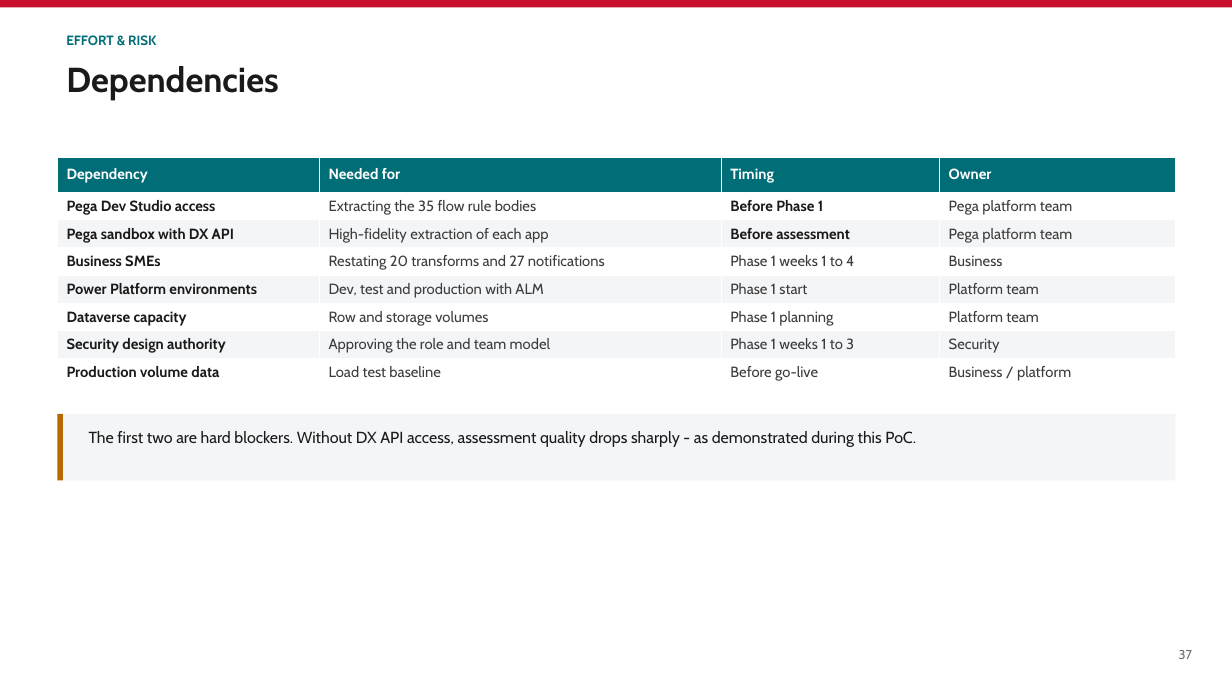
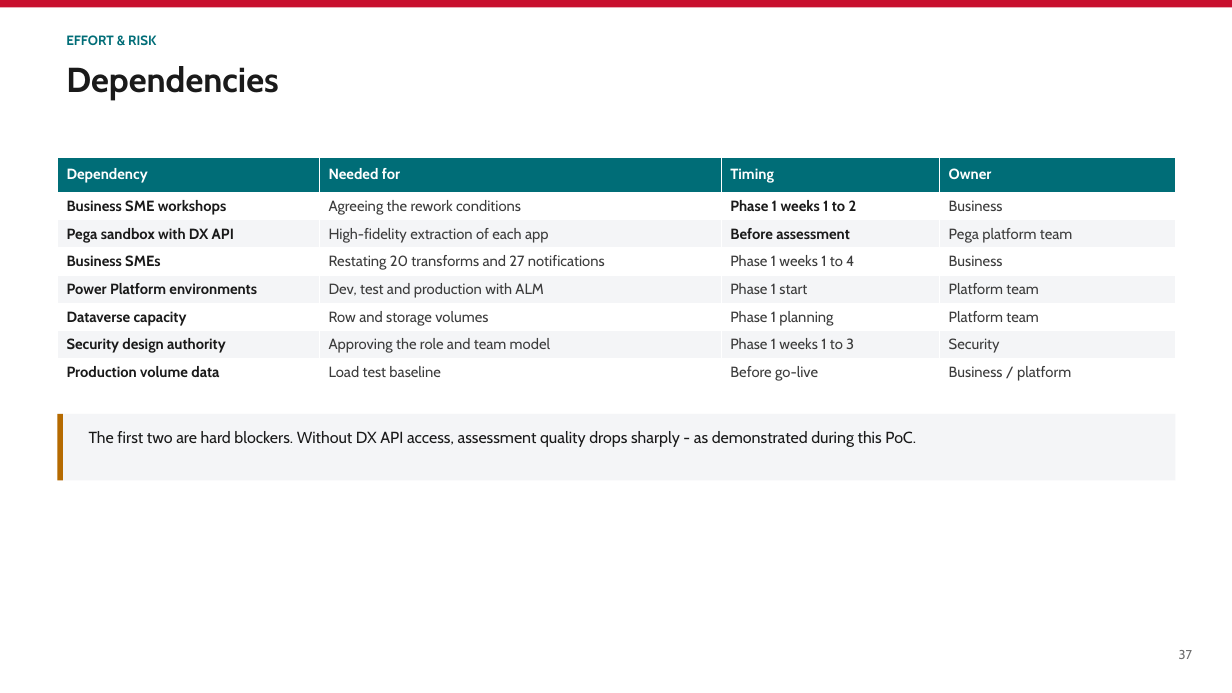
Before and after one commit to parclarke/LDD, a slide deck: slide 37 of lending-due-diligence-app/docs/Pega-to-PowerPlatform-Migration-PoC.pptx. Drawn at 1232x693 pixels with LibreOffice and Linux fonts; fonts in the diff are those of the drawing. Boxes give left, top, right and bottom in pixels: in the first picture for what was removed or moved away, otherwise in the second. Text is boxed around its words. In the diff, an @@ line names an element or a change of style, - is before the commit and + after.

```diff
--- a/lending-due-diligence-app/docs/Pega-to-PowerPlatform-Migration-PoC.pptx
+++ b/lending-due-diligence-app/docs/Pega-to-PowerPlatform-Migration-PoC.pptx
@@ table at <box>57,157,1176,386</box> @@
-row 2: Pega Dev Studio access | Extracting the 35 flow rule bodies | Before Phase 1 | Pega platform team
+row 2: Business SME workshops | Agreeing the rework conditions | Phase 1 weeks 1 to 2 | Business
```
Also in this commit, not shown: 10 other slides changed.
